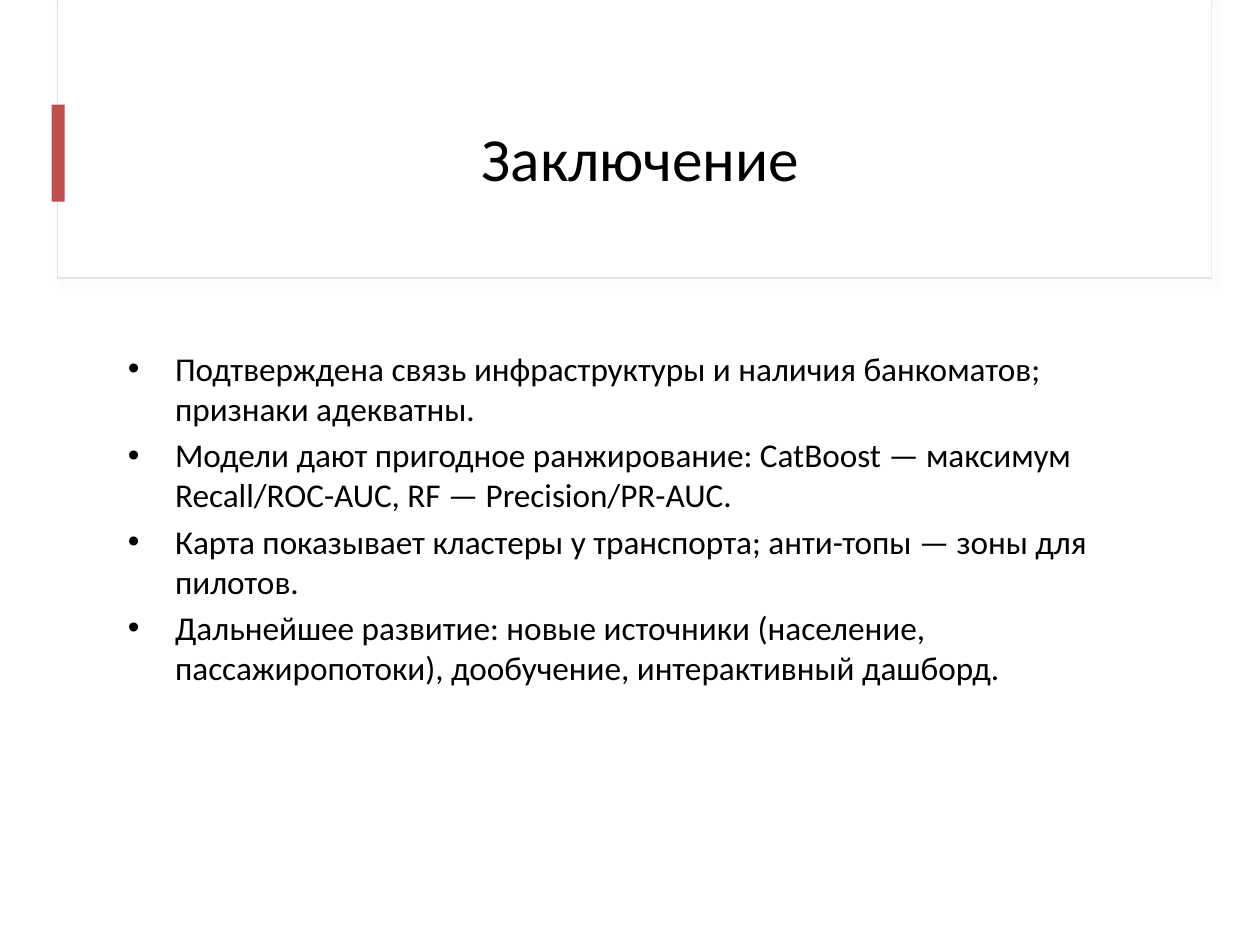
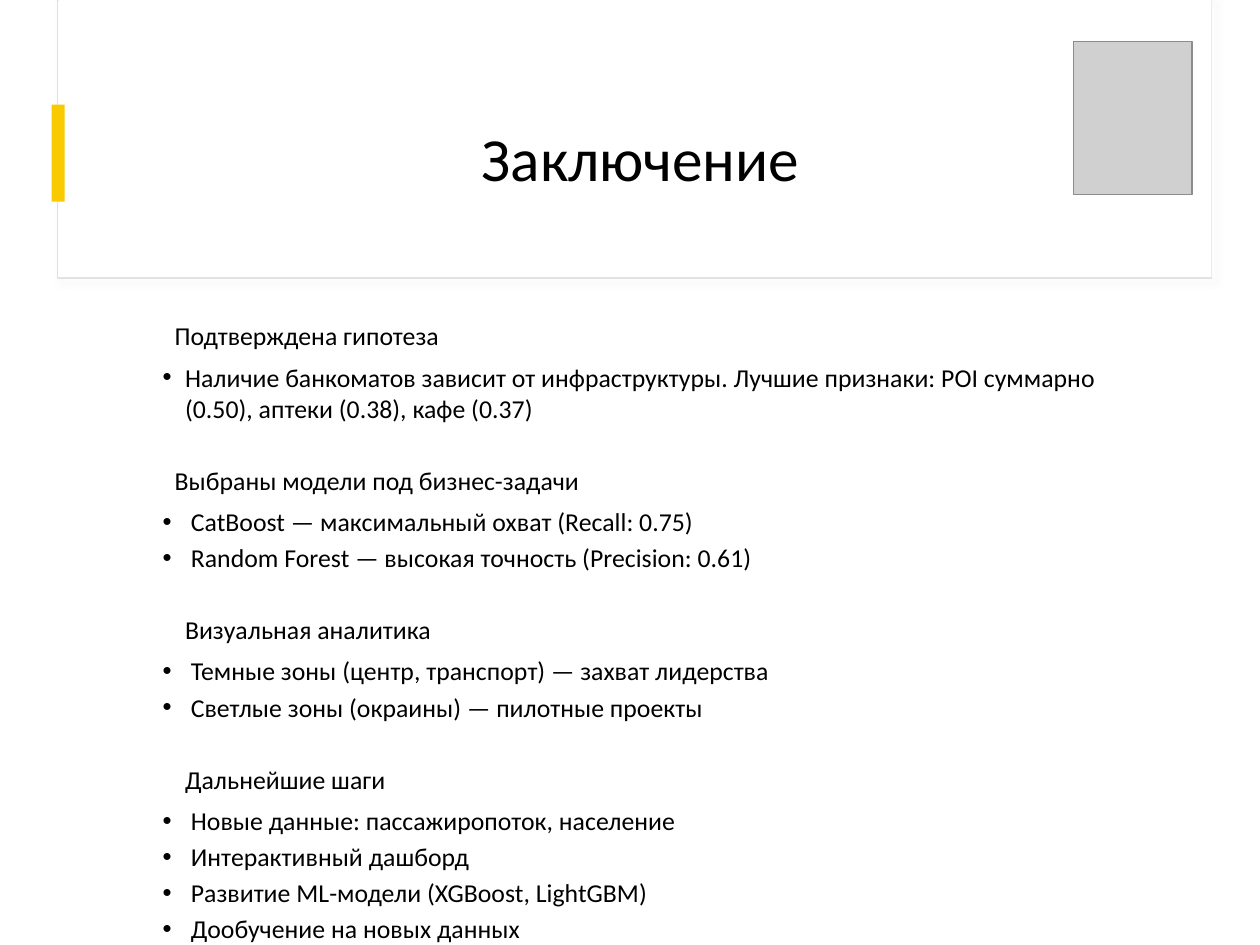
Before and after one commit to antgursky/final-project-atm-analysis, a slide deck: slide 17 of notebooks/Gursky_ATM.pptx. Drawn at 1260x945 pixels with LibreOffice and Linux fonts; fonts in the diff are those of the drawing; grey boxes stand for pictures; background and template pictures are left out. Boxes give left, top, right and bottom in pixels: in the first picture for what was removed or moved away, otherwise in the second. Text is boxed around its words. In the diff, an @@ line names an element or a change of style, - is before the commit and + after.

```diff
--- a/notebooks/Gursky_ATM.pptx
+++ b/notebooks/Gursky_ATM.pptx
@@ picture added at (1074,42,1192,194) @@
@@ rectangle at (52,105,64,202): fill #C0504D to #FACA00 @@
@@ text at (175,328,1095,943): text changed; size 19 to 14.7 pt @@
-• Подтверждена связь инфраструктуры и наличия банкоматов; признаки адекватны.
-• Модели дают пригодное ранжирование: CatBoost — максимум Recall/ROC-AUC, RF — Precision/PR-AUC.
-• Карта показывает кластеры у транспорта; анти-топы — зоны для пилотов.
-• Дальнейшее развитие: новые источники (население, пассажиропотоки), дообучение, интерактивный дашборд.
+Подтверждена гипотеза
+• Наличие банкоматов зависит от инфраструктуры. Лучшие признаки: POI суммарно (0.50), аптеки (0.38), кафе (0.37)
+Выбраны модели под бизнес-задачи
+• CatBoost — максимальный охват (Recall: 0.75)
+• Random Forest — высокая точность (Precision: 0.61)
+Визуальная аналитика
+• Темные зоны (центр, транспорт) — захват лидерства
+• Светлые зоны (окраины) — пилотные проекты
+Дальнейшие шаги
+• Новые данные: пассажиропоток, население
+• Интерактивный дашборд
+• Развитие ML-модели (XGBoost, LightGBM)
+• Дообучение на новых данных
```
Also in this commit, not shown: 16 other slides changed, 4 other files.
